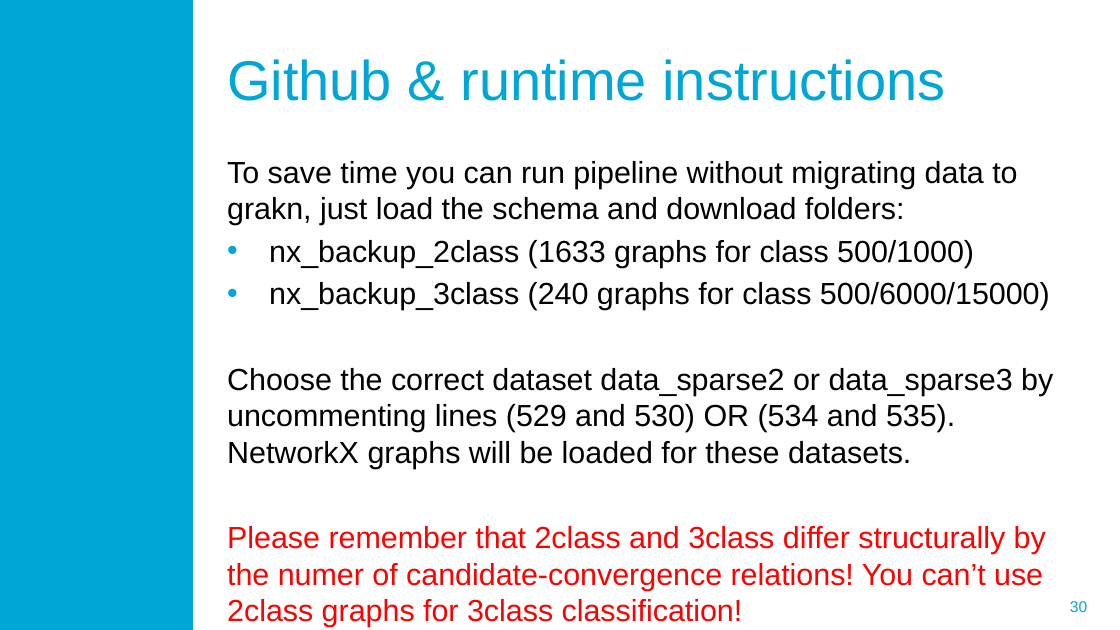
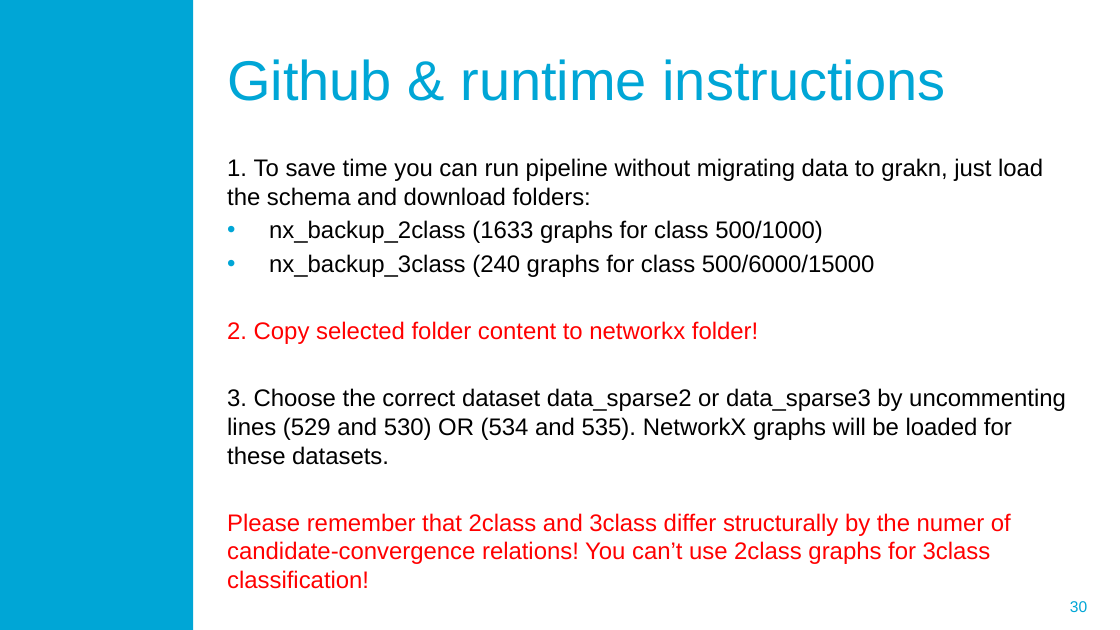
Before and after one commit to kubpie/SPM-Thesis, a slide deck: slide 30 of KGCN presentation.pptx. Drawn at 1120x630 pixels with LibreOffice and Linux fonts; fonts in the diff are those of the drawing; background and template pictures are left out. Boxes give left, top, right and bottom in pixels: in the first picture for what was removed or moved away, otherwise in the second. Text is boxed around its words. In the diff, an @@ line names an element or a change of style, - is before the commit and + after.

Commit message:
ppt update

```diff
--- a/KGCN presentation.pptx
+++ b/KGCN presentation.pptx
@@ text at (227, 158, 1043, 206): text changed; size 19.6 to 15.4 pt @@
-To save time you can run pipeline without migrating data to grakn, just load the schema and download folders:
+1. To save time you can run pipeline without migrating data to grakn, just load the schema and download folders:
@@ text at (227, 220, 1011, 564): size 19.6 to 15.4 pt in "nx_backup_2class (1633 graphs for class 500/1000)", "Please remember that 2class and 3class differ ..." @@
@@ text at (227, 254, 1066, 465): text changed; size 19.6 to 15.4 pt @@
-• nx_backup_3class (240 graphs for class 500/6000/15000)
-Choose the correct dataset data_sparse2 or data_sparse3 by uncommenting lines (529 and 530) OR (534 and 535). NetworkX graphs will be loaded for these datasets.
+• nx_backup_3class (240 graphs for class 500/6000/15000
+2. Copy selected folder content to networkx folder!
+3. Choose the correct dataset data_sparse2 or data_sparse3 by uncommenting lines (529 and 530) OR (534 and 535). NetworkX graphs will be loaded for these datasets.
```
Also in this commit, not shown: 11 other files.
